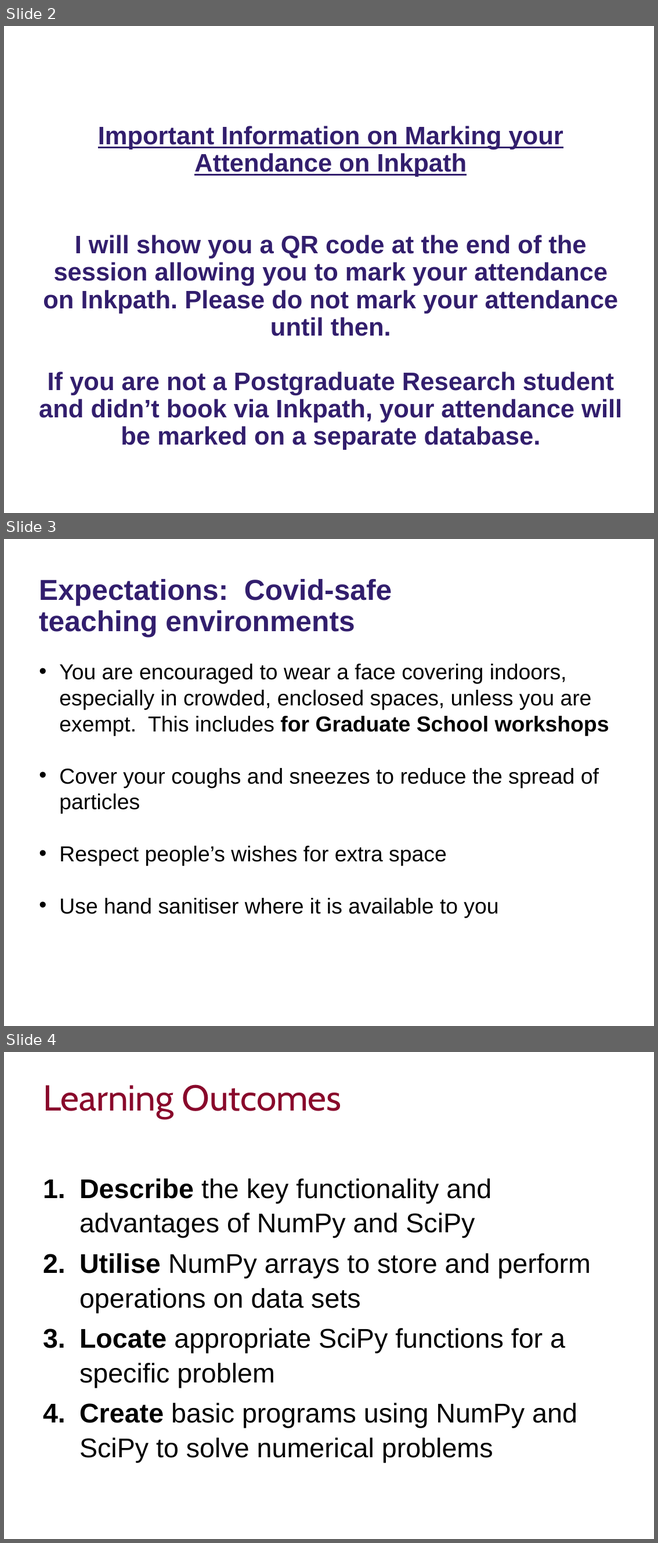
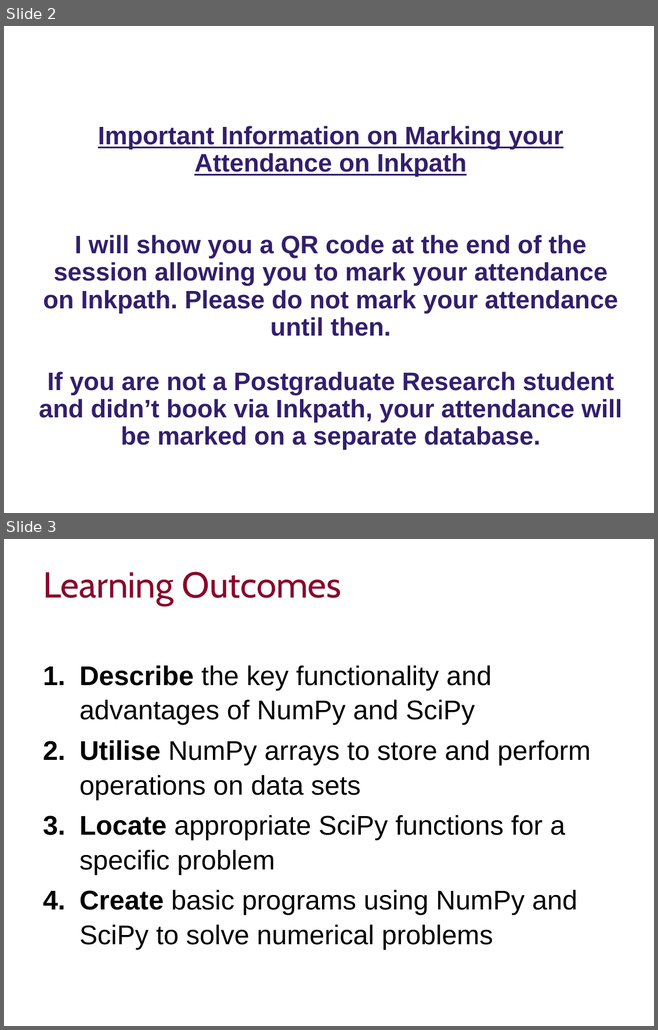
Before and after one commit to ImperialCollegeLondon/RCDS-numerical-computing-in-python-with-numpy-and-scipy, a slide deck: Numerical Computing Python Slides.pptx. Shown one above the other, each under a label of ours: slides 2, 3 and 4 before the commit, slides 2 and 3 after it. The pictures are 658x1543 and 658x1030 pixels, drawn with LibreOffice and Linux fonts; fonts in the diff are those of the drawing; background and template pictures are left out. Boxes give left, top, right and bottom in pixels: in the first picture for what was removed or moved away, otherwise in the second. Text is boxed around its words. In the diff, an @@ line names an element or a change of style, - is before the commit and + after.

Commit message:
Removed Covid instructions

```diff
--- a/Numerical Computing Python Slides.pptx
+++ b/Numerical Computing Python Slides.pptx
@@ slide 3 removed at bbox=[4, 539, 654, 1026], background #FFFFFF @@
@@ text removed at bbox=[39, 579, 391, 637] @@
-Expectations: Covid-safe teaching environments
@@ subtitle removed at bbox=[59, 664, 609, 918] @@
-• You are encouraged to wear a face covering indoors, especially in crowded, enclosed spaces, unless you are exempt. This includes for Graduate School workshops
-• Cover your coughs and sneezes to reduce the spread of particles
-• Respect people’s wishes for extra space
-• Use hand sanitiser where it is available to you
@@ what was slide 4 is now slide 3 @@
```
